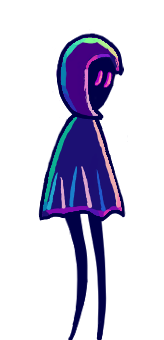
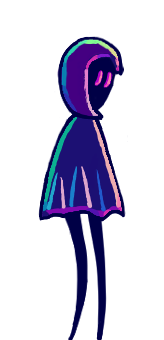
The second w=164, h=340 image is a revision of the first. Changes to its layers:
painted on "Warstwa 19" over [52, 29, 120, 113]
painted on "Warstwa 17" over [52, 29, 120, 113]
